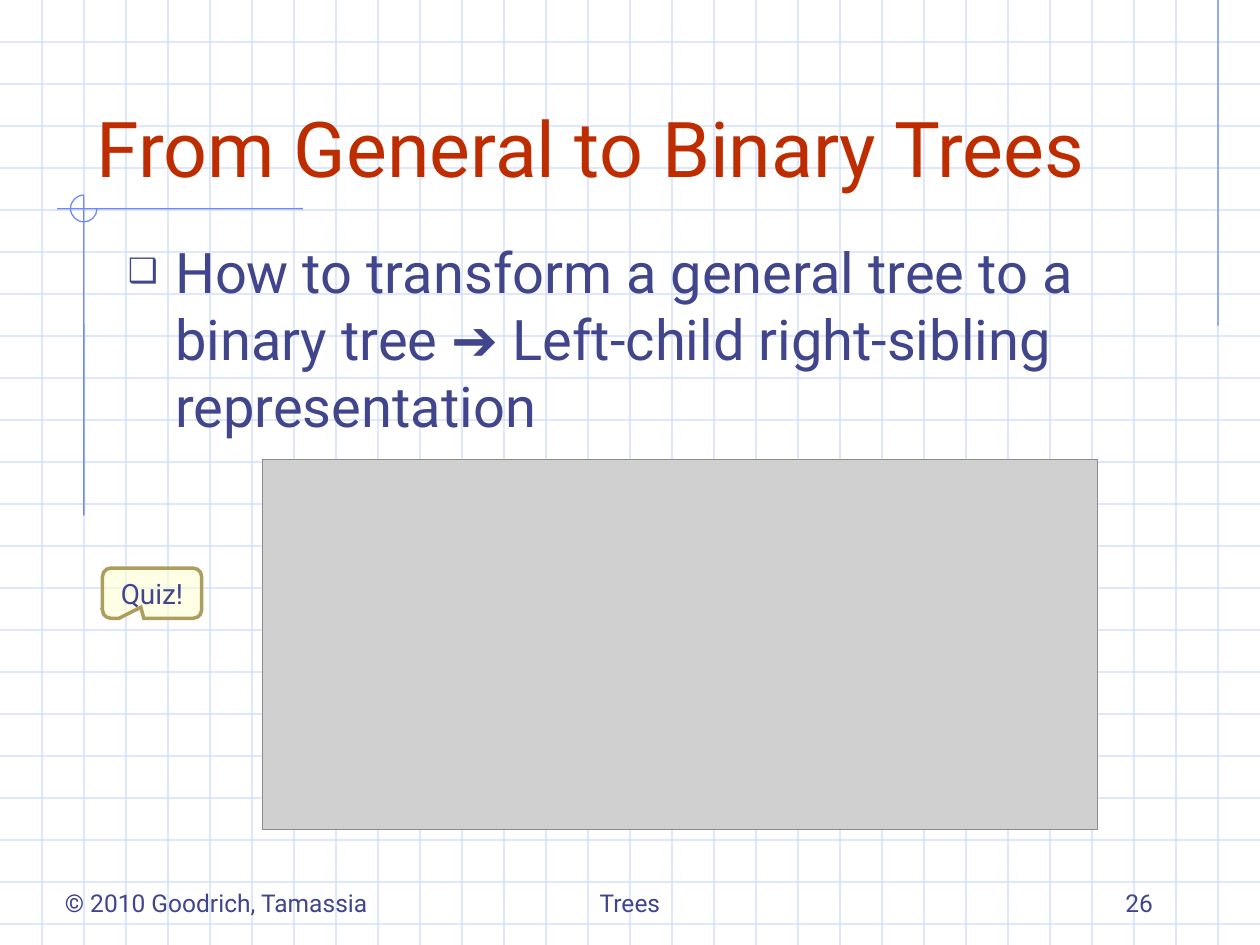
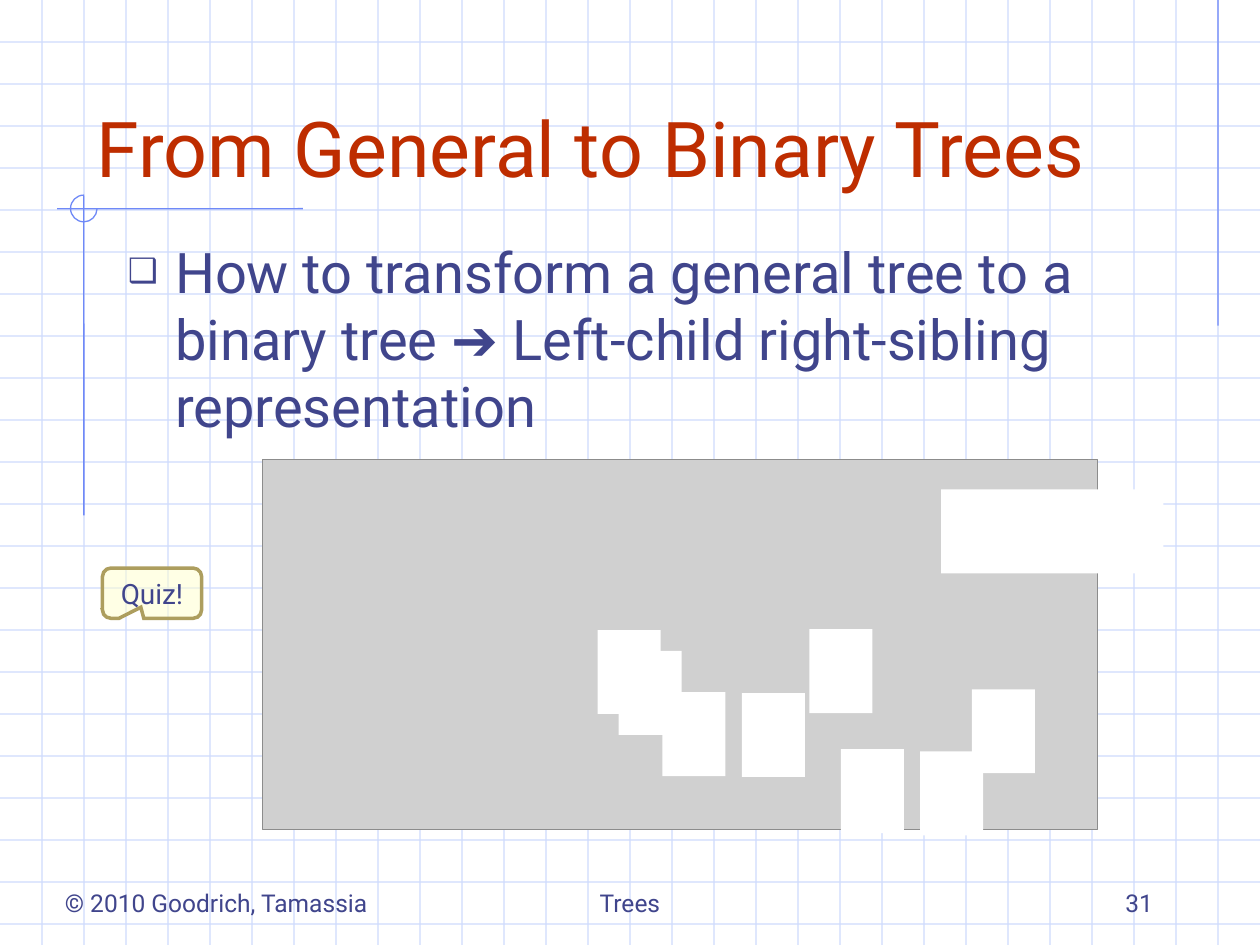
Before and after one commit to ShihKaiHo/DSA, a slide deck: slide 31 of 7.3-binaryTrees.ppt (slide 26 before the commit). Drawn at 1260x945 pixels with LibreOffice and Linux fonts; fonts in the diff are those of the drawing; grey boxes stand for pictures; background and template pictures are left out. Boxes give left, top, right and bottom in pixels: in the first picture for what was removed or moved away, otherwise in the second. Text is boxed around its words. In the diff, an @@ line names an element or a change of style, - is before the commit and + after.

```diff
--- a/7.3-binaryTrees.ppt
+++ b/7.3-binaryTrees.ppt
@@ rectangle added at bbox=[941, 489, 1163, 573], fill #FFFFFF @@
@@ rectangle added at bbox=[809, 629, 872, 713], fill #FFFFFF @@
@@ rectangle added at bbox=[597, 630, 660, 714], fill #FFFFFF @@
@@ rectangle added at bbox=[619, 651, 682, 736], fill #FFFFFF @@
@@ rectangle added at bbox=[971, 689, 1034, 774], fill #FFFFFF @@
@@ rectangle added at bbox=[663, 692, 726, 776], fill #FFFFFF @@
@@ rectangle added at bbox=[742, 693, 805, 777], fill #FFFFFF @@
@@ rectangle added at bbox=[840, 750, 903, 834], fill #FFFFFF @@
@@ rectangle added at bbox=[920, 751, 983, 835], fill #FFFFFF @@
@@ page number at bbox=[1125, 894, 1153, 913]: text changed @@
-26
+31
```
Also in this commit, not shown: 8 other slides changed, 5 slides added, 15 other files.
